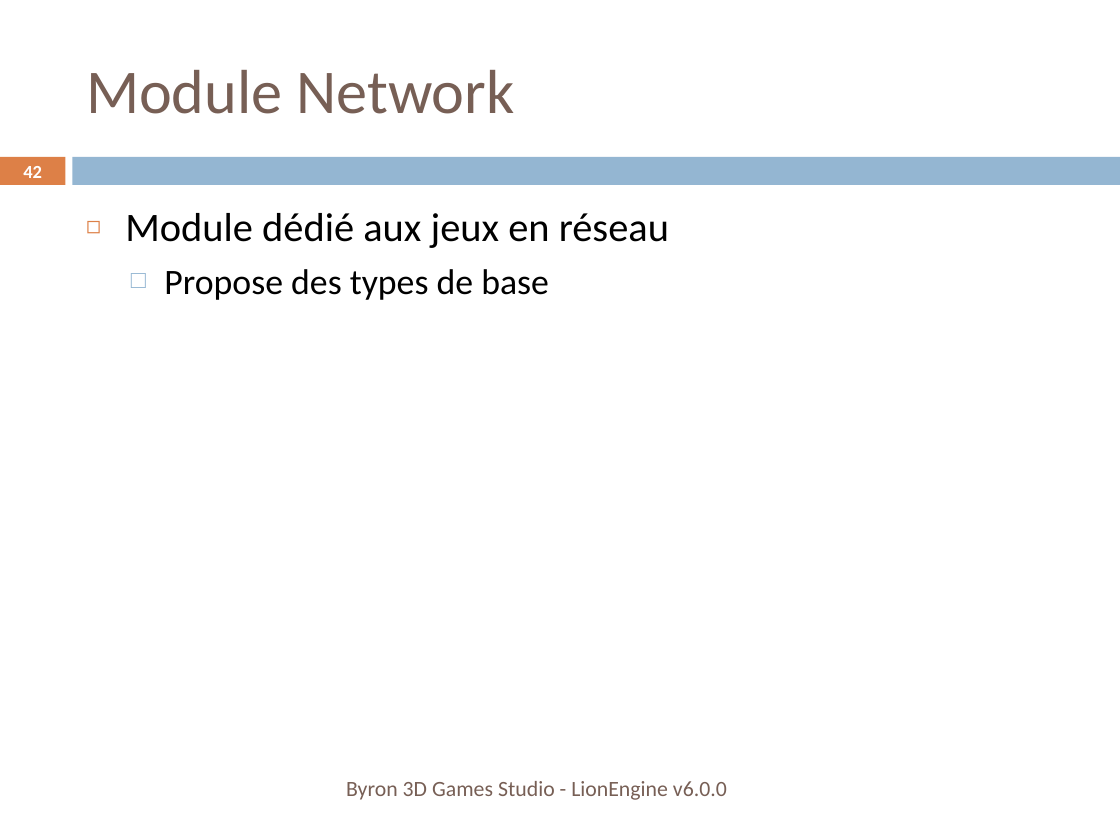
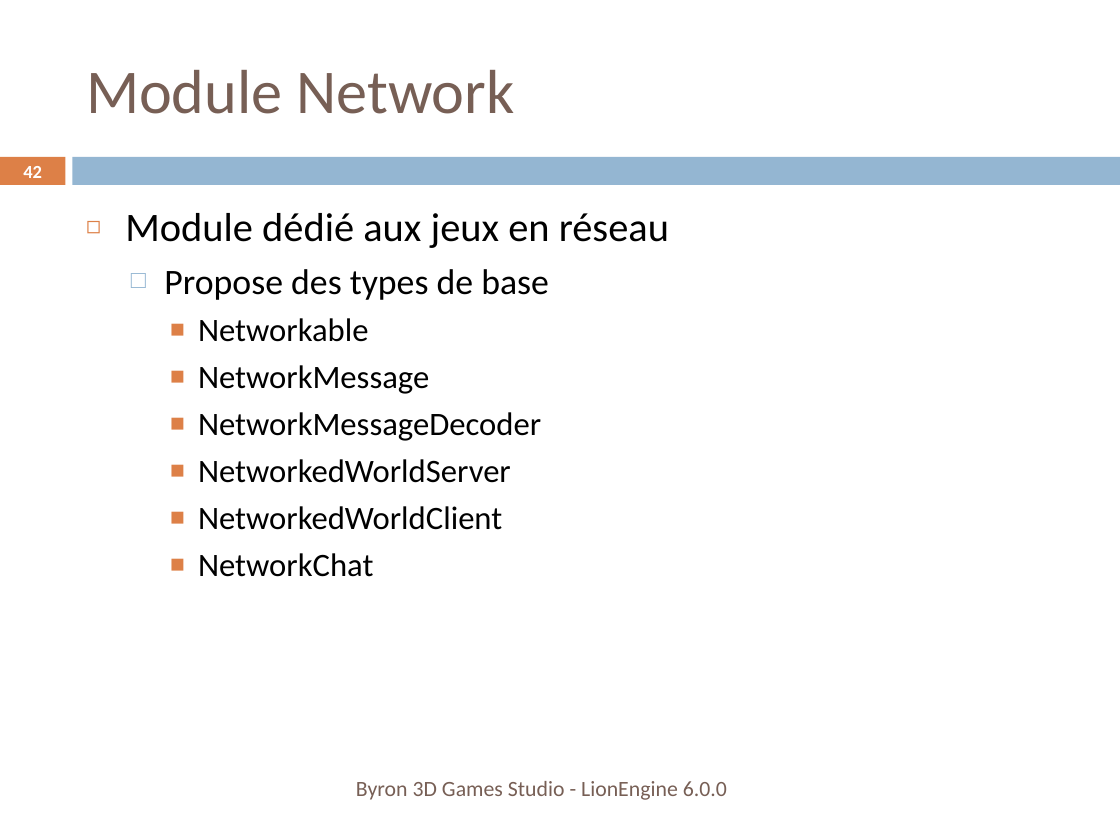
Before and after one commit to b3dgs/lionengine, a slide deck: slide 42 of doc/src/lionengine.pptx. Drawn at 1120x840 pixels with LibreOffice and Linux fonts; fonts in the diff are those of the drawing. Boxes give left, top, right and bottom in pixels: in the first picture for what was removed or moved away, otherwise in the second. Text is boxed around its words. In the diff, an @@ line names an element or a change of style, - is before the commit and + after.

```diff
--- a/doc/src/lionengine.pptx
+++ b/doc/src/lionengine.pptx
@@ text at (198,318,541,577): paragraphs added @@
+    ■ Networkable
+    ■ NetworkMessage
+    ■ NetworkMessageDecoder
+    ■ NetworkedWorldServer
+    ■ NetworkedWorldClient
+    ■ NetworkChat
@@ text at (356,781,727,800): text changed @@
-Byron 3D Games Studio - LionEngine v6.0.0
+Byron 3D Games Studio - LionEngine 6.0.0
```
Also in this commit, not shown: 45 other slides changed, 12 other files.
